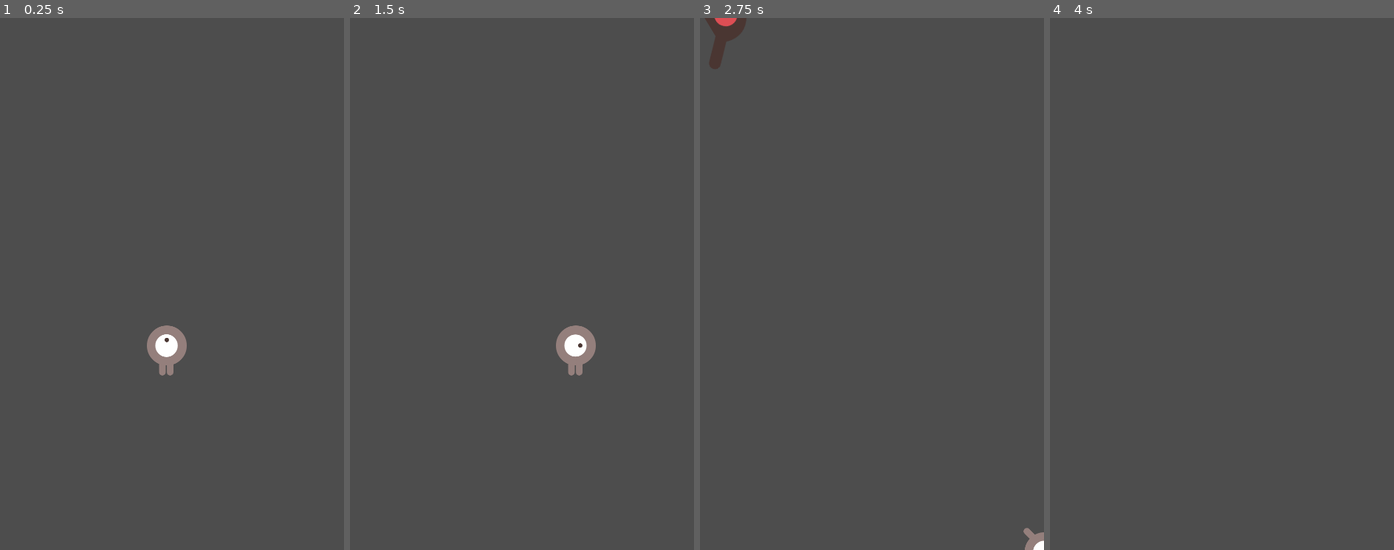
Above: before the commit, frames 1-4 (left to right).
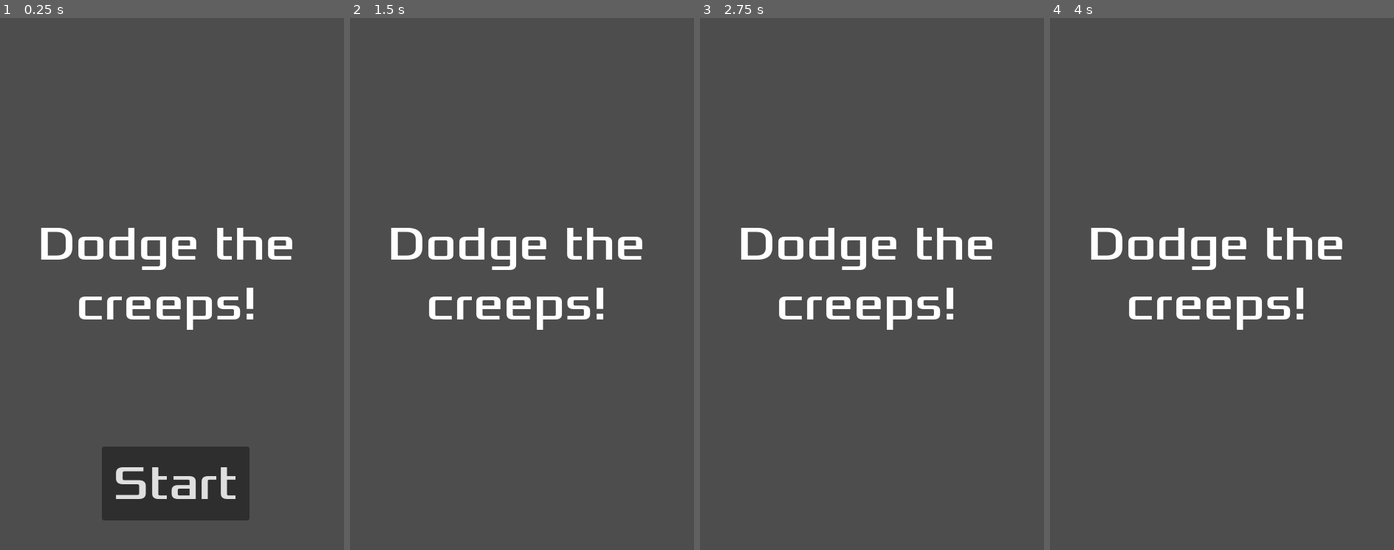
Above: after the commit, the same moments.

Repository: harrisb002/Gadot
Game: Godot game, scene res://Scenes/Main.tscn
The game is run twice, just before and just after one commit, with the same random seed, the same clock (stepped at 60 frames per second) and the same inputs.
Inputs (mouse positions are in pixels of both pictures, inside the frame that each line leads up to):
- Up to frame 1 (0.25 s): no input
- Up to frame 2 (1.5 s): click (525, 486) at 0.5 s, where only the run after the commit has a clickable "Start"; tap Enter at 1.25 s; hold Right (move_right) from 1.28 s (still down)
- Up to frame 3 (2.75 s): release Right (move_right) at 2.03 s; hold Down (move_down) from 2.03 s (still down)
- Up to frame 4 (4 s): release Down (move_down) at 2.78 s; hold Right (move_right) 2.78-3.53 s; hold Up (move_up) from 3.53 s (still down)

The runs differ from the first frame. In frame 1, 9.7% of the frame differs, in the area x 11-85%, y 39-95%; in frame 2, 3.7%; in frame 3, 3.7%; in frame 4, 3.0%.

Commit message:
Adding HeadsUpDisplay/Connecting HUD to Main

Diff:
--- /dev/null
+++ b/Scenes/Hud.tscn
@@ -0,0 +1,61 @@
+[gd_scene load_steps=3 format=3 uid="uid://cfxjfutf37y7k"]
+
+[ext_resource type="Script" path="res://Scripts/Hud.gd" id="1_kqgkh"]
+[ext_resource type="FontFile" uid="uid://bjhxqi0ltcwgh" path="res://fonts/Xolonium-Regular.ttf" id="2_dqbgr"]
+
+[node name="HUD" type="CanvasLayer"]
+script = ExtResource("1_kqgkh")
+
+[node name="ScoreLabel" type="Label" parent="."]
+anchors_preset = 5
+anchor_left = 0.5
+anchor_right = 0.5
+offset_left = -27.0
+offset_right = 21.0
+offset_bottom = 78.0
+grow_horizontal = 2
+theme_override_fonts/font = ExtResource("2_dqbgr")
+theme_override_font_sizes/font_size = 64
+
+[node name="Message" type="Label" parent="."]
+anchors_preset = 8
+anchor_left = 0.5
+anchor_top = 0.5
+anchor_right = 0.5
+anchor_bottom = 0.5
+offset_left = -240.0
+offset_top = -93.0
+offset_right = 240.0
+offset_bottom = 93.0
+grow_horizontal = 2
+grow_vertical = 2
+theme_override_fonts/font = ExtResource("2_dqbgr")
+theme_override_font_sizes/font_size = 64
+text = "Dodge the
+creeps!
+"
+horizontal_alignment = 1
+autowrap_mode = 2
+
+[node name="StartButton" type="Button" parent="."]
+anchors_preset = 7
+anchor_left = 0.5
+anchor_top = 1.0
+anchor_right = 0.5
+anchor_bottom = 1.0
+offset_left = -88.5
+offset_top = -140.0
+offset_right = 111.5
+offset_bottom = -40.0
+grow_horizontal = 2
+grow_vertical = 0
+theme_override_fonts/font = ExtResource("2_dqbgr")
+theme_override_font_sizes/font_size = 64
+text = "Start"
+
+[node name="MessageTimer" type="Timer" parent="."]
+wait_time = 2.0
+one_shot = true
+
+[connection signal="pressed" from="StartButton" to="." method="_on_start_button_pressed"]
+[connection signal="timeout" from="MessageTimer" to="." method="_on_message_timer_timeout"]
--- a/Scenes/Main.tscn
+++ b/Scenes/Main.tscn
@@ -1,8 +1,9 @@
-[gd_scene load_steps=5 format=3 uid="uid://ckgslg0g5m4n7"]
+[gd_scene load_steps=6 format=3 uid="uid://ckgslg0g5m4n7"]
 
 [ext_resource type="Script" path="res://Scripts/Main.gd" id="1_6swg2"]
 [ext_resource type="PackedScene" uid="uid://cxdyg00ahvajh" path="res://Scenes/Mob.tscn" id="2_eboqv"]
 [ext_resource type="PackedScene" uid="uid://c4dqsx0gcbu0r" path="res://Scenes/Player.tscn" id="3_yr31m"]
+[ext_resource type="PackedScene" path="res://Scenes/Hud.tscn" id="4_b61es"]
 
 [sub_resource type="Curve2D" id="Curve2D_huip6"]
 _data = {
@@ -36,6 +37,8 @@
 position = Vector2(5, -13)
 rotation = -0.00210084
 
+[node name="HUD" parent="." instance=ExtResource("4_b61es")]
+
 [connection signal="body_entered" from="Player" to="." method="_on_player_body_entered"]
 [connection signal="hit" from="Player" to="." method="game_over"]
 [connection signal="timeout" from="MobTimer" to="." method="_on_mob_timer_timeout"]
--- /dev/null
+++ b/Scripts/Hud.gd
@@ -0,0 +1,47 @@
+extends CanvasLayer
+
+# Use signal to notify 'Main' that the button has been pressed
+signal start_game
+
+# Called when the node enters the scene tree for the first time.
+func _ready() -> void:
+	pass # Replace with function body.
+
+
+# Called every frame. 'delta' is the elapsed time since the previous frame.
+func _process(delta: float) -> void:
+	pass
+
+func show_message(text):
+	$Message.text = text
+	$Message.show()
+	$MessageTimer.start()
+
+
+func show_game_over():
+	show_message("Game Over")
+
+	#Wait until the message timer has timed out
+	await $MessageTimer.timeout
+
+	$Message.text = "Dodge the Creeps!"
+	$Message.show()
+
+	# Make a one shot timer and wait for it to finish
+	# Await for the scene tree to finish
+	await get_tree().create_timer(1.0).timeout
+
+	$StartButton.show()
+
+
+func update_score(score):
+	$ScoreLabel.text = str(score)
+
+# Connecting to the HUD node from the StartButton
+func _on_start_button_pressed() -> void:
+	$StartButton.hide()
+	start_game.emit()
+
+# Connecting to the HUD node from the MessageTimer
+func _on_message_timer_timeout() -> void:
+	pass # Replace with function body.
--- a/Scripts/Main.gd
+++ b/Scripts/Main.gd
@@ -5,8 +5,8 @@
 
 # Called when the node enters the scene tree for the first time.
 func _ready() -> void:
-	new_game()
-	#pass
+	#new_game()
+	pass
 
 # Called every frame. 'delta' is the elapsed time since the previous frame.
 func _process(delta: float) -> void:
@@ -16,6 +16,7 @@
 func game_over() -> void:
 	$ScoreTimer.stop()
 	$MobTimer.stop()
+	$HUD.show_game_over()
 
 
 func new_game():
@@ -23,6 +24,9 @@
 	$Player.start($StartPosition.position)
 	$StartTimer.start()
 
+	# Update the score display and show the "Get Ready" message
+	$HUD.update_score(score)
+	$HUD.show_message("Get Ready")
 
 func _on_start_timer_timeout() -> void:
 	$MobTimer.start()
@@ -31,6 +35,9 @@
 
 func _on_score_timer_timeout() -> void:
 	score += 1
+
+	# Keep the display in sync with the changing score
+	$HUD.update_score()
 
 # When this times out it will process this
 func _on_mob_timer_timeout() -> void:
